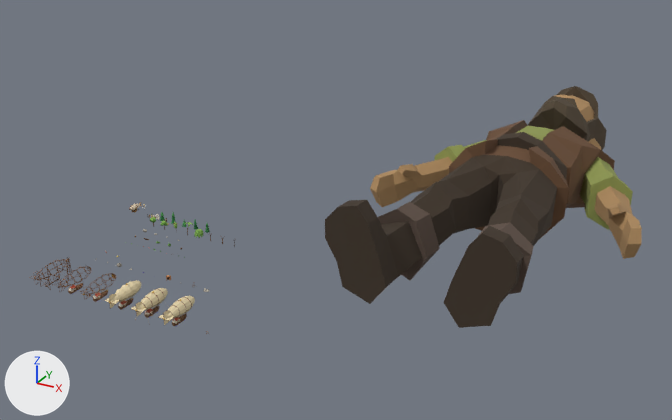
An edit to the glTF model apps/chasm/assets/meshes/chasm_props.glb, drawn before and after from the same camera.
One viewpoint serves both versions: a 50 mm lens placed at (204.0, -240.0, 139.0), pointed at (46.0, 47.0, -4.0). Every picture has the same lights, and +X, +Y and +Z are marked at lower left. The picture after the commit comes second. Where no turn or scale is listed for an object, it has been applied to the vertices.

In view in the first picture: 'adult_male.003', 'zeppelin_body' and 8 more.
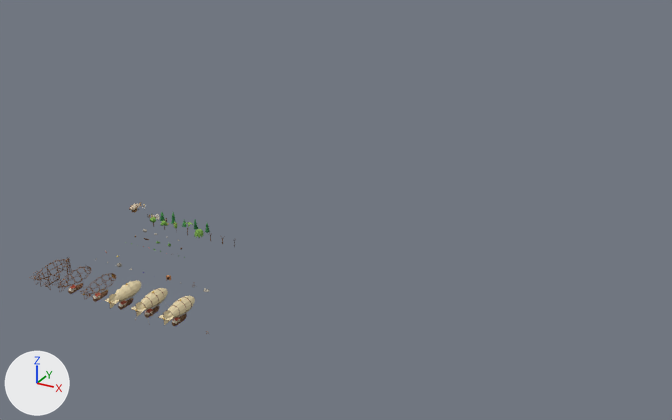
What the commit changed:
Object 'adult_male.003' (ob_adult_male_003) is deleted.

Boxes [x1, y1, x2, y2] around the edits, measured in the pictures (672 x 420 px):
'adult_male.003', deleted (brown)
    before: [325, 86, 642, 328]
